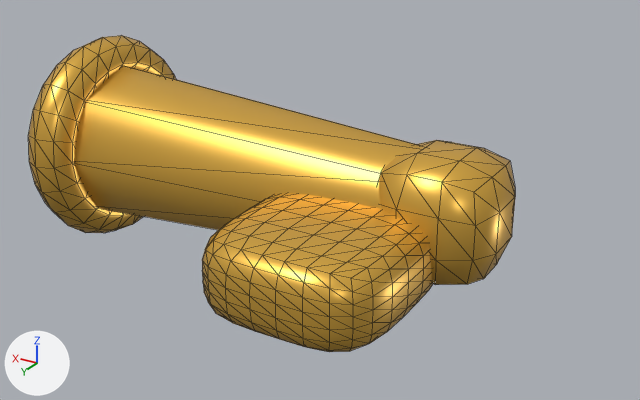
What one commit did to the glTF model assets/raw/drone/parts/scout-lens.fit.glb.
Before and after are seen from a camera (50 mm lens) standing at (0.2169, 0.0682, 0.2093) and looking at (0.3379, -0.1334, 0.1085). The axes (+X, +Y, +Z) are drawn at lower left. The lights are the same throughout. The picture after the commit comes second. Mesh edges are drawn as thin lines. Vertices at exactly the same position are counted once.

The older version as bpy lines, for what is in view:
```python
mat_pal_gold_003 = principled_material('pal_gold.003')
mat_pal_gold_003.base_color = (0.799, 0.462, 0.0685)  # orange #e7b54a
mat_pal_gold_003.metallic = 0.6
mat_pal_gold_003.roughness = 0.35
me_scout_lens = bpy.data.meshes.new('scout-lens')
me_scout_lens.from_pydata(...)  # 616 vertices, 1204 faces; spans x 0.285..0.435, y -0.175..-0.085, z 0.076..0.144
# faces by material slot: [1096, 108]
me_scout_lens.materials.append(mat_pal_gold_003)  # orange #e7b54a
me_scout_lens.materials.append(mat_pal_glass_002)  # cyan #7fd6f0, glowing cyan #528e9f
# before: 8 (0.303, -0.153, 0.122), 9 (0.303, -0.141, 0.127), 10 (0.303, -0.129, 0.122), 11 (0.303, -0.124, 0.11), 12 (0.303, -0.129, 0.098)
# before: 13 (0.303, -0.141, 0.093), 14 (0.303, -0.153, 0.098), 15 (0.303, -0.158, 0.11)
ob_scout_lens = bpy.data.objects.new('scout-lens', me_scout_lens)
ob_scout_lens.location = (0.0, 0.0, 0.0)
```
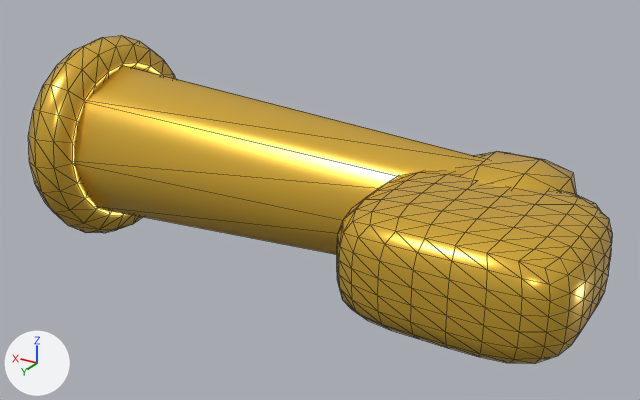
The newer file is also rescaled (x1.146), turned or shifted as a whole; pictures and numbers use the older file's frame.

The change in detail:
In material 'pal_gold.003' (mat_pal_gold_003), roughness goes from 0.35 to 0.28.
me_scout_lens is used by ob_scout_lens; location (0.0, 0.0, 0.0).
me_scout_lens had 616 vertices, 1204 faces and spanned x 0.285..0.435, y -0.175..-0.085, z 0.076..0.144.
me_scout_lens now has 616 vertices, 1204 faces and spans x 0.255..0.435, y -0.175..-0.093, z 0.076..0.144.
me_scout_lens part 1: the loose piece of 56 vertices spanning x 0.285..0.321, y -0.159..-0.124, z 0.092..0.128 is moved by (-0.017, 0.0, 0.0).
me_scout_lens part 2: the loose piece of 296 vertices spanning x 0.298..0.351, y -0.146..-0.085, z 0.088..0.114 is scaled about its middle by (1.17, 0.857, 1.2), then moved by (-0.039, -0.004, 0.009).
Part 3, on me_scout_lens:
Vertices 8 to 15 of me_scout_lens move by (-0.017, 0.0, 0.0).

Location of each change, [x1, y1, x2, y2] in pixels of the pictures (640 x 400 px; the box of a moved part takes in the faces that stretch with it):
'scout-lens', surface changed, reshaped (20% wider): before [28, 35, 515, 352]; after [28, 35, 612, 364]
part 1 of me_scout_lens, moved or reshaped: before [378, 140, 515, 285]; after [454, 151, 576, 194]
part 2 of me_scout_lens, moved or reshaped: before [202, 193, 432, 352]; after [337, 170, 612, 364]
part 3 of me_scout_lens, moved or reshaped: before [74, 66, 423, 230]; after [74, 65, 485, 255]
